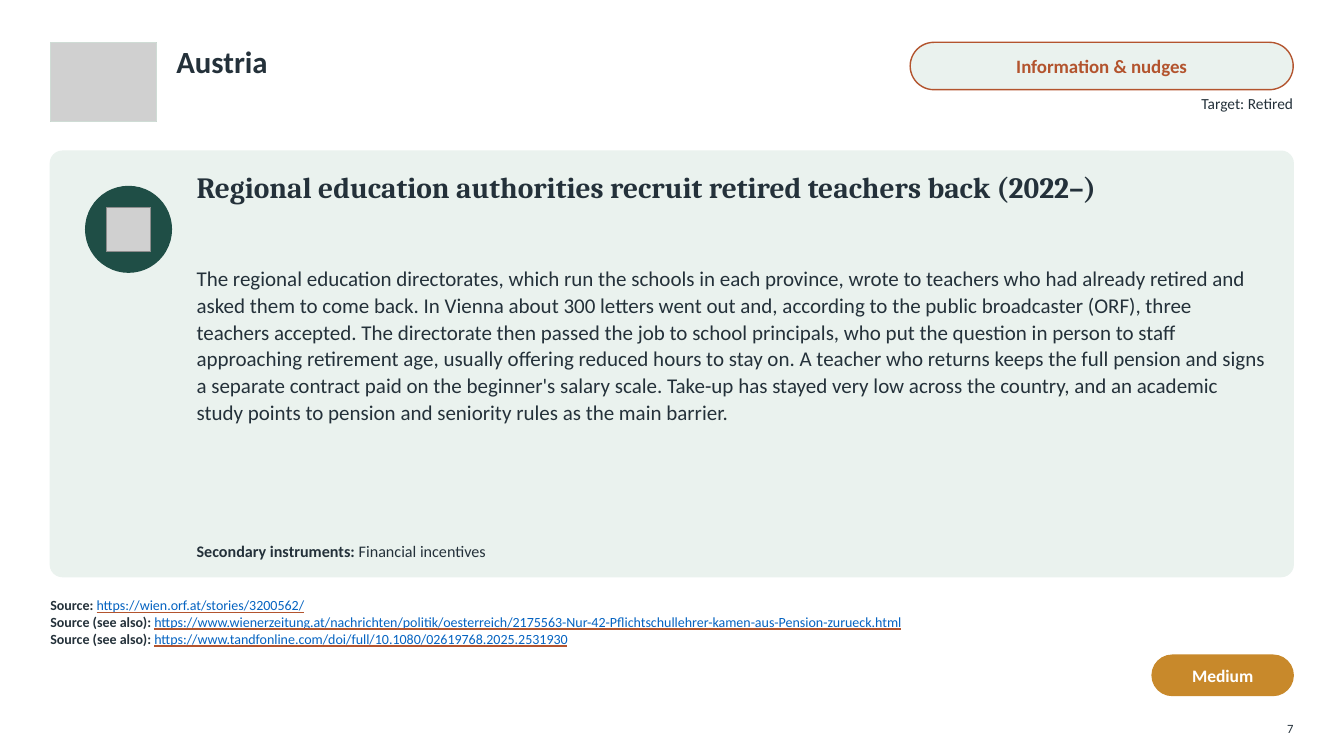
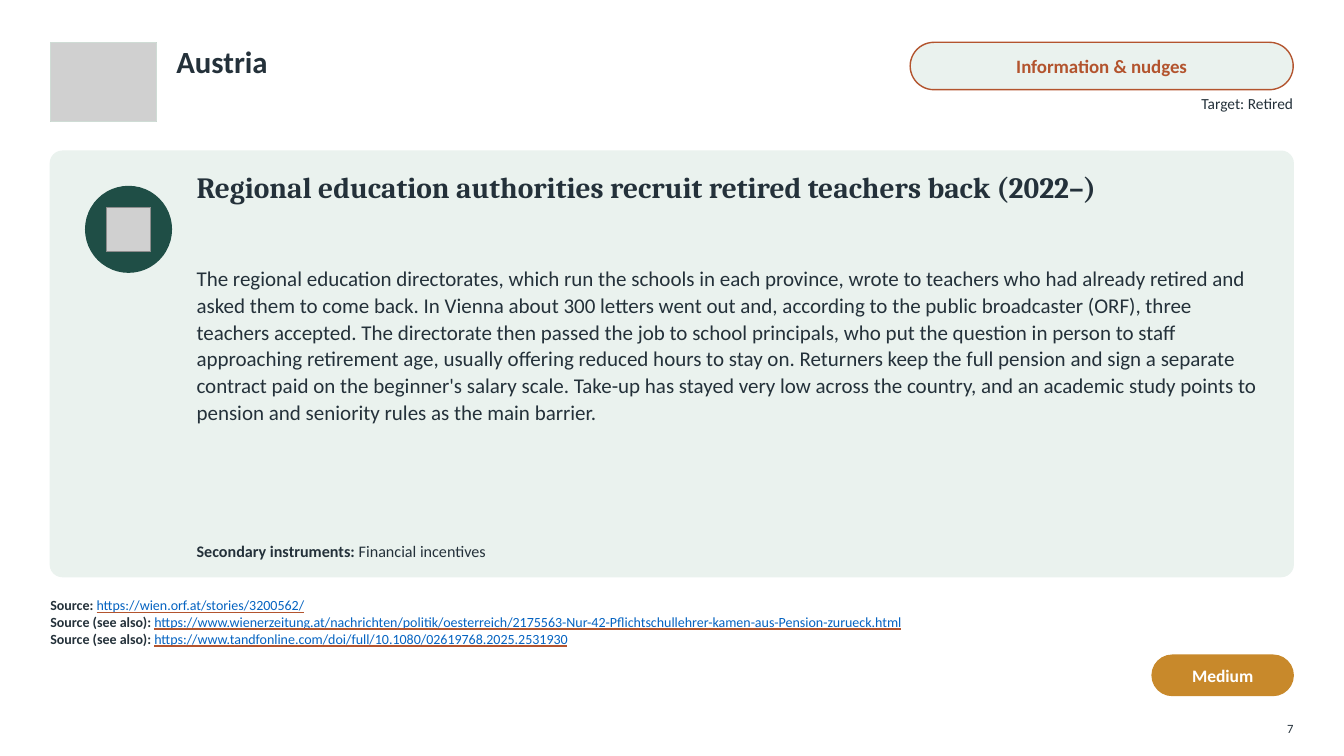
Before and after one commit to jedr1-ship-it/Alternative-Pathways----Quant, a slide deck: slide 7 of policies/Re-attracting_Former_Teachers.pptx. Drawn at 1344x756 pixels with LibreOffice and Linux fonts; fonts in the diff are those of the drawing; grey boxes stand for pictures. Boxes give left, top, right and bottom in pixels: in the first picture for what was removed or moved away, otherwise in the second. Text is boxed around its words. In the diff, an @@ line names an element or a change of style, - is before the commit and + after.

```diff
--- a/policies/Re-attracting_Former_Teachers.pptx
+++ b/policies/Re-attracting_Former_Teachers.pptx
@@ text at box(197, 271, 1256, 424): text changed @@
-The regional education directorates, which run the schools in each province, wrote to teachers who had already retired and asked them to come back. In Vienna about 300 letters went out and, according to the public broadcaster (ORF), three teachers accepted. The directorate then passed the job to school principals, who put the question in person to staff approaching retirement age, usually offering reduced hours to stay on. A teacher who returns keeps the full pension and signs a separate contract paid on the beginner's salary scale. Take-up has stayed very low across the country, and an academic study points to pension and seniority rules as the main barrier.
+The regional education directorates, which run the schools in each province, wrote to teachers who had already retired and asked them to come back. In Vienna about 300 letters went out and, according to the public broadcaster (ORF), three teachers accepted. The directorate then passed the job to school principals, who put the question in person to staff approaching retirement age, usually offering reduced hours to stay on. Returners keep the full pension and sign a separate contract paid on the beginner's salary scale. Take-up has stayed very low across the country, and an academic study points to pension and seniority rules as the main barrier.
```
Also in this commit, not shown: 12 other slides changed, 2 other files.
